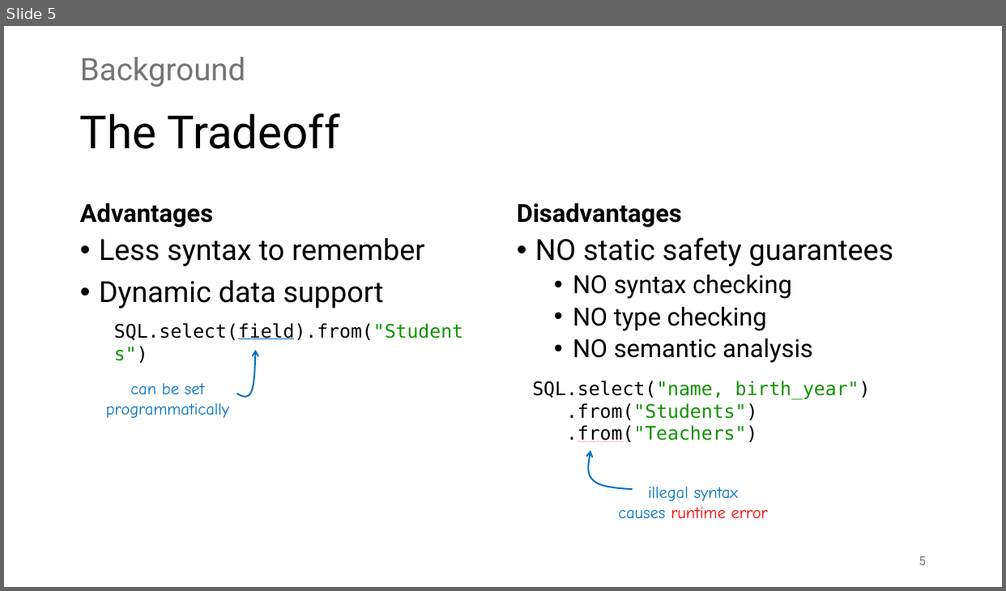
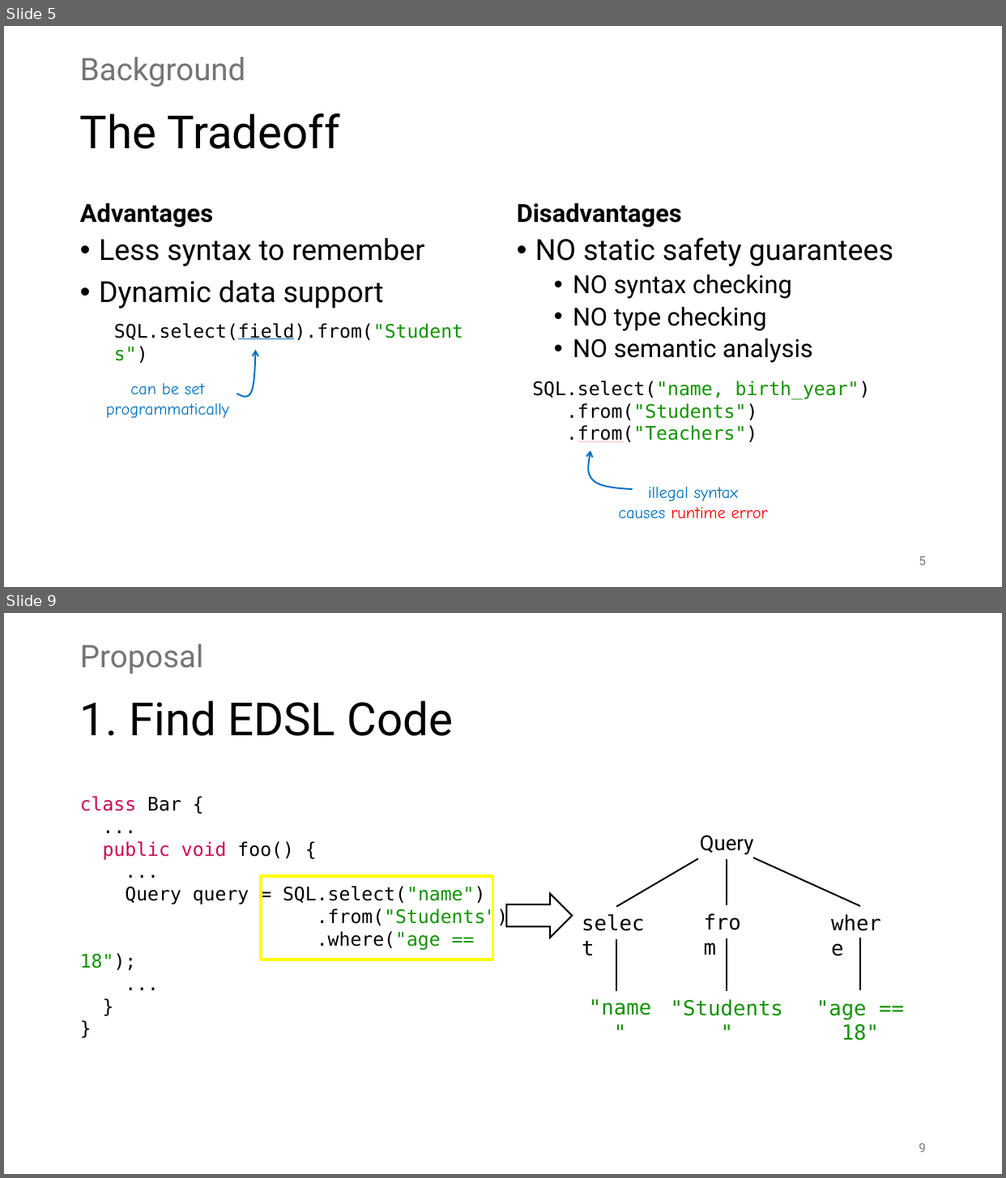
Before and after one commit to prg-titech/safe-fluent-dsls, a slide deck: concept/SeminarPresentation26Q2.pptx. Shown one above the other, each under a label of ours: slide 5 before the commit, slides 5 and 9 after it; the slides between them are not shown. The pictures are 1006x591 and 1006x1178 pixels, drawn with LibreOffice and Linux fonts; fonts in the diff are those of the drawing. Boxes give left, top, right and bottom in pixels: in the first picture for what was removed or moved away, otherwise in the second. Text is boxed around its words. In the diff, an @@ line names an element or a change of style, - is before the commit and + after.

```diff
--- a/concept/SeminarPresentation26Q2.pptx
+++ b/concept/SeminarPresentation26Q2.pptx
@@ slide 9 added at bbox=[4, 613, 1002, 1174], background #FFFFFF @@
@@ text added at bbox=[80, 644, 203, 674], 30 pt, text #747474 @@
+Proposal
@@ title added at bbox=[80, 700, 453, 736], 44 pt, text #000000 @@
+1. Find EDSL Code
@@ text added at bbox=[80, 796, 508, 971], 18 pt, text #000000 @@
+class Bar {
+...
+public void foo() {
+...
+Query query = SQL.select("name")
+.from("Students")
+.where("age == 18");
+...
+}
+}
@@ rectangle added at bbox=[261, 876, 493, 960], outline #FFFF00 3 pt @@
@@ right arrow added at bbox=[506, 894, 572, 938], fill #FFFFFF, outline #000000 1.5 pt @@
@@ group added at bbox=[574, 835, 897, 1041]: 7 texts, 6 lines @@
+Query
+select
+from
+"name"
+"Students"
+"age == 18"
+where
@@ page number added at bbox=[918, 1144, 926, 1152], 12 pt, text #797979 @@
+9
```
Also in this commit, not shown: 7 slides changed, 13 other slides added, 2 slides removed, 1 other file.
